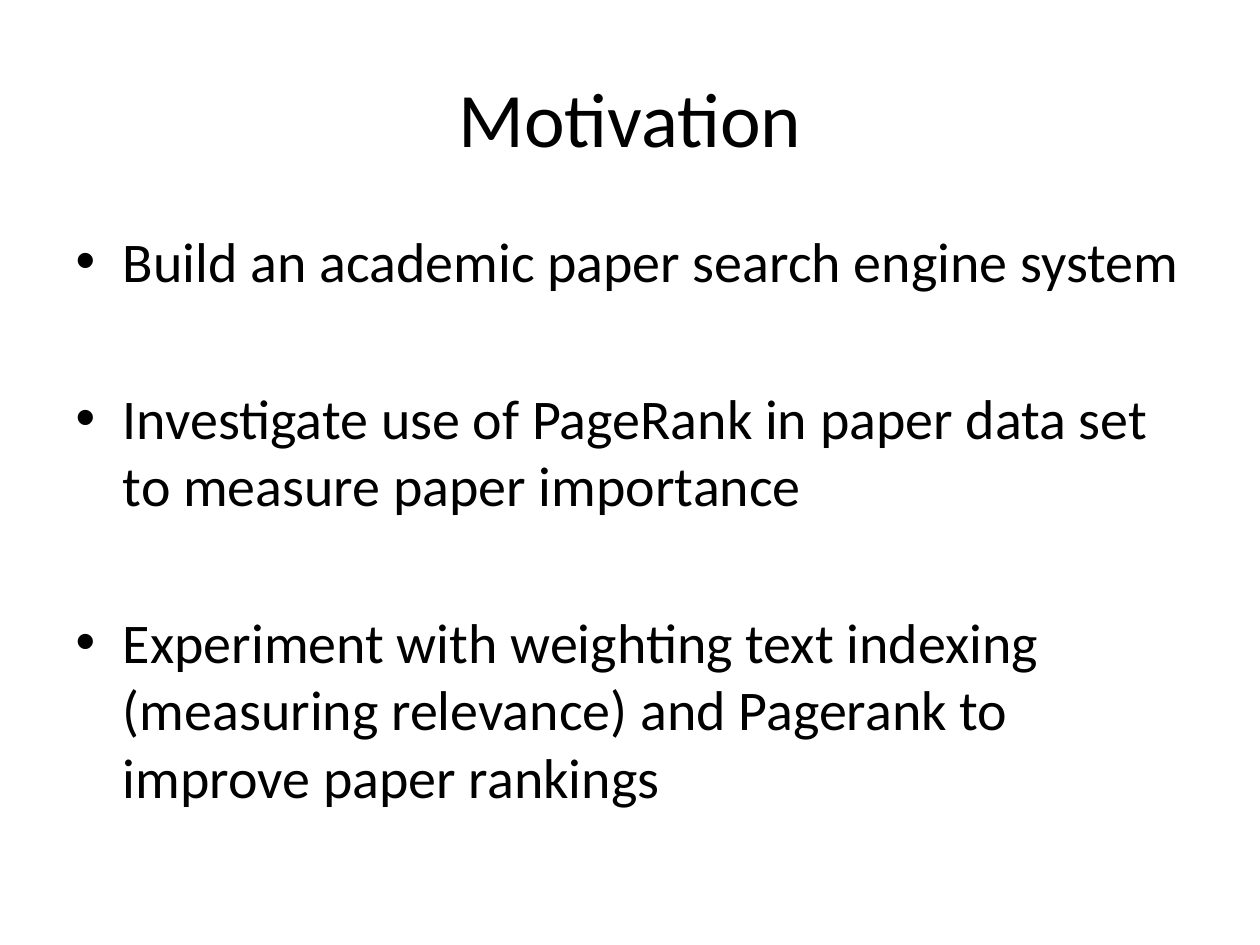
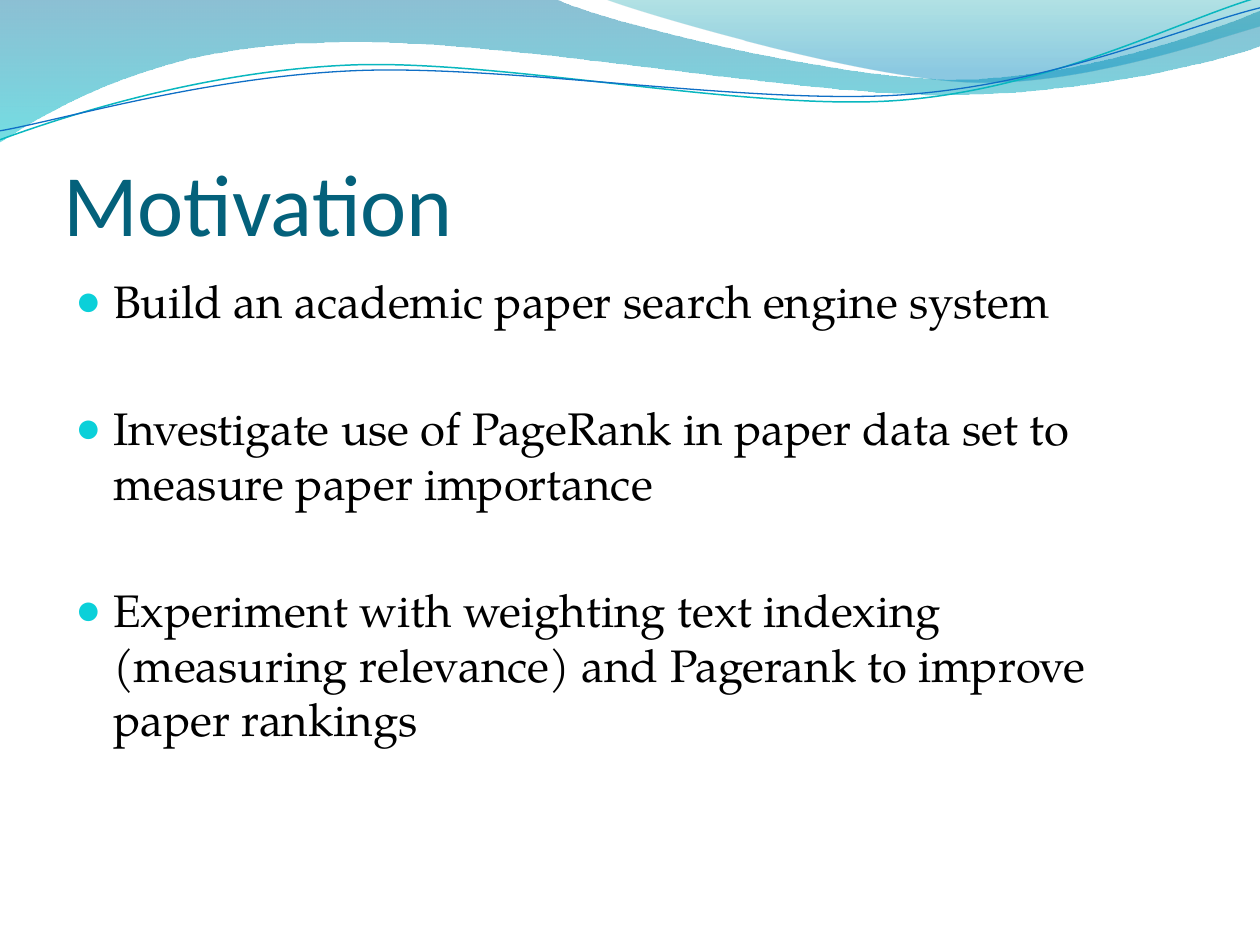
Before and after one commit to mvartakgithub/6.830-Final-Project, a slide deck: slide 2 of PubCrawlPresentation.pptx. Drawn at 1260x945 pixels with LibreOffice and Linux fonts; fonts in the diff are those of the drawing; background and template pictures are left out. Boxes give left, top, right and bottom in pixels: in the first picture for what was removed or moved away, otherwise in the second. Text is boxed around its words. In the diff, an @@ line names an element or a change of style, - is before the commit and + after.

```diff
--- a/PubCrawlPresentation.pptx
+++ b/PubCrawlPresentation.pptx
@@ freeform shape added at (x1=0, y1=0, x2=1260, y2=142), fill gradient #0074A1 to #00C6CF @@
@@ freeform shape added at (x1=0, y1=0, x2=1260, y2=147), outline #0AB8BF 0.85 pt @@
@@ freeform shape added at (x1=0, y1=8, x2=1260, y2=141), outline #0F6FC6 0.75 pt @@
@@ freeform shape added at (x1=604, y1=0, x2=1260, y2=87), fill gradient #00A1A9 to #008BBF @@
@@ title "Motivation" moved from (x1=458, y1=93, x2=801, y2=148) to (x1=63, y1=175, x2=453, y2=237) @@
@@ title "Motivation" at (x1=63, y1=175, x2=453, y2=237): size 44 to 50 pt, text colour #000000 to #04617B; alignment centre to left; vertical alignment middle to bottom @@
@@ text "Build an academic paper search ..." moved from (x1=123, y1=243, x2=1178, y2=808) to (x1=113, y1=285, x2=1085, y2=749) @@
@@ text "Build an academic paper search ..." at (x1=113, y1=285, x2=1085, y2=749): size 32 to 26 pt, font Calibri to TeX Gyre Pagella; bullet • to ●; less space between paragraphs @@
```
Also in this commit, not shown: 8 other slides changed, 1 other file.
